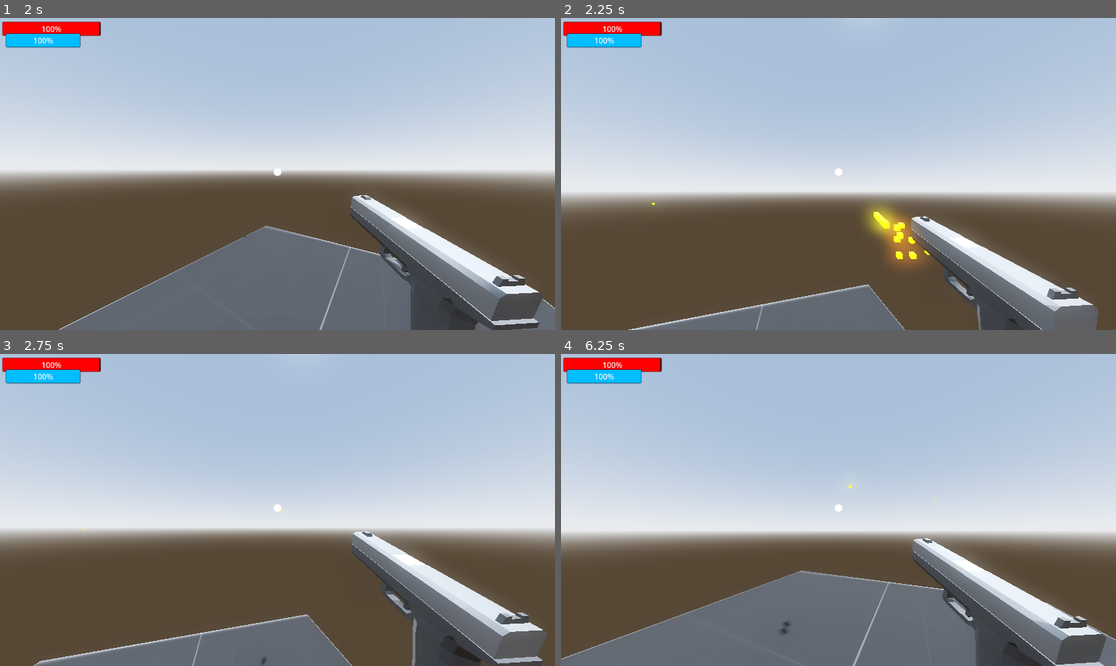
Above: before the commit, frames 1-4 (two rows, left to right).
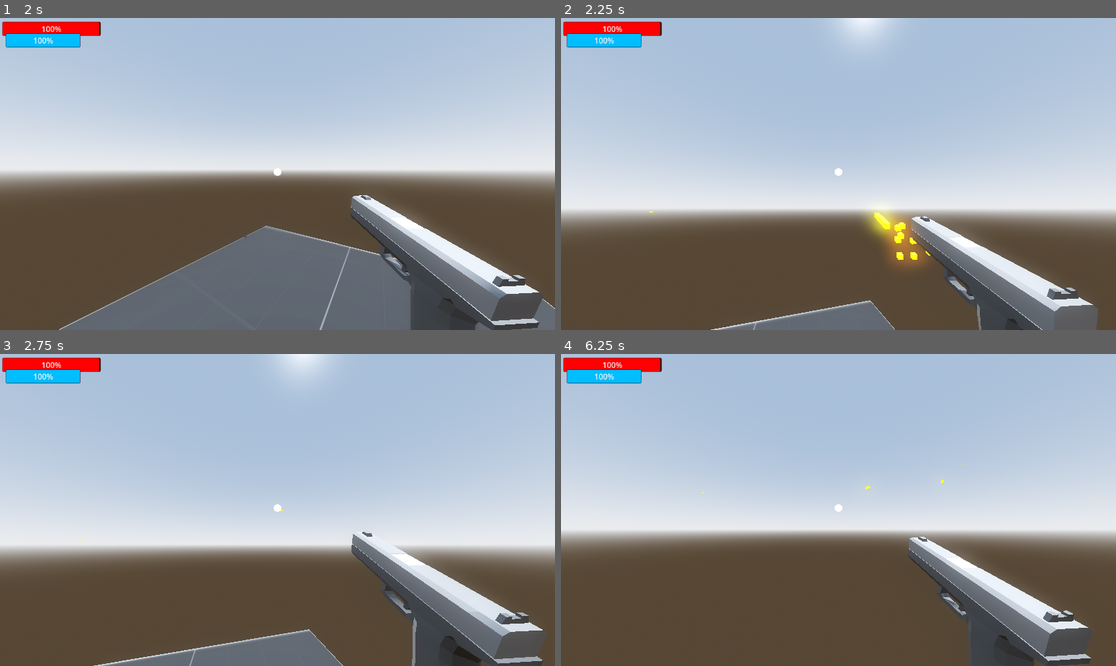
Above: after the commit, the same moments.

Repository: OliverSkogsrud/shooter
Game: Godot game, scene res://Scenes/world.tscn
Same seed, same stepped clock (60 frames per second), same inputs: the game is played once before the commit and once after it.
Inputs (mouse positions are in pixels of both pictures, inside the frame that each line leads up to):
- Up to frame 1 (2 s): tap Enter (ui_accept) at 0.5, 0.77, 1.07, 1.52, 1.82 s; move the mouse to (305, 174) at 0.52 s; tap A (a) at 0.6 s; click (305, 174) at 0.67 s; tap D (d) at 0.8, 1.35 s; move the mouse to (249, 174) at 1.27 s; click (249, 174) at 1.42 s; tap S (s) at 1.55 s
- Up to frame 2 (2.25 s): move the mouse to (849, 167) at 2.02 s; hold Ctrl (slide) from 2.03 s (still down); tap S (s) at 2.1 s; click (849, 167) at 2.17 s
- Up to frame 3 (2.75 s): keep holding Ctrl (slide)
- Up to frame 4 (6.25 s): move the mouse to (832, 516) at 2.77 s; release Ctrl (slide) at 2.78 s; tap Ctrl (slide) at 2.85 s; click (832, 516) at 2.92 s; tap Enter (ui_accept) at 3.02, 3.32, 3.77, 4.07, 4.52, 4.82, 5.3, 5.85, 6.02 s; tap C (slide2) at 3.05, 3.6 s; move the mouse to (877, 513) at 3.52 s; click (877, 513) at 3.67 s; tap Shift (sprint) at 3.8, 4.35 s; move the mouse to (794, 506) at 4.27 s; click (794, 506) at 4.42 s; tap W (w) at 4.55 s; move the mouse to (844, 510) at 5.02 s; hold W (w) 5.03-5.78 s; click (844, 510) at 5.17 s; move the mouse to (816, 503) at 5.77 s; click (816, 503) at 5.92 s; tap A (a) at 6.05 s

Frame 1 is identical in both runs. In frame 2, 13% of the frame differs, in the area x 0-100%, y 0-100%; in frame 3, 13%; in frame 4, 17%, in the area x 0-100%, y 35-100%.

Commit message:
starting to redo sliding again

Diff:
--- a/Scenes/player.tscn
+++ b/Scenes/player.tscn
@@ -12,7 +12,6 @@
 points = PackedVector3Array(-0.125207, -0.532801, -0.480507, 0.0227831, 0.47607, 0.498884, 0.169713, 0.559144, 0.464172 …(924 unchanged characters)…
 
 [node name="Player" type="CharacterBody3D" groups=["Player"]]
-transform = Transform3D(1, 0, 0, 0, 1, 0, 0, 0, 1, 0, 0, 0)
 script = ExtResource("1_oa110")
 
 [node name="MeshInstance3D" type="MeshInstance3D" parent="."]
--- /dev/null
+++ b/Scenes/player_test_room.tscn
@@ -0,0 +1,45 @@
+[gd_scene load_steps=5 format=3 uid="uid://deefe7afo4brk"]
+
+[ext_resource type="PackedScene" uid="uid://cfwig4lfftnqn" path="res://Scenes/player.tscn" id="1_77hcn"]
+
+[sub_resource type="ProceduralSkyMaterial" id="ProceduralSkyMaterial_qo1xy"]
+sky_horizon_color = Color(0.64625, 0.65575, 0.67075, 1)
+ground_horizon_color = Color(0.64625, 0.65575, 0.67075, 1)
+
+[sub_resource type="Sky" id="Sky_wkyew"]
+sky_material = SubResource("ProceduralSkyMaterial_qo1xy")
+
+[sub_resource type="Environment" id="Environment_ja7m4"]
+background_mode = 2
+sky = SubResource("Sky_wkyew")
+tonemap_mode = 2
+glow_enabled = true
+
+[node name="Player_test_room" type="Node3D"]
+
+[node name="WorldEnvironment" type="WorldEnvironment" parent="."]
+environment = SubResource("Environment_ja7m4")
+
+[node name="DirectionalLight3D" type="DirectionalLight3D" parent="."]
+transform = Transform3D(-0.866023, -0.433016, 0.250001, 0, 0.499998, 0.866027, -0.500003, 0.749999, -0.43301, 0, 0, 0)
+shadow_enabled = true
+
+[node name="CSGBox3D" type="CSGBox3D" parent="."]
+transform = Transform3D(1, 0, 0, 0, 1, 0, 0, 0, 1, 0.00717163, -0.298218, -0.783569)
+use_collision = true
+size = Vector3(7.87653, 0.403564, 7.19702)
+
+[node name="CSGBox3D3" type="CSGBox3D" parent="."]
+transform = Transform3D(1, 0, 0, 0, 1, 0, 0, 0, 1, 32.6689, -9.12108, -1.1606)
+use_collision = true
+size = Vector3(19.9611, 0.403564, 17.866)
+
+[node name="CSGBox3D2" type="CSGBox3D" parent="."]
+transform = Transform3D(0.906205, 0.42284, 0, -0.42284, 0.906205, 0, 0, 0, 1, 13.2872, -4.63664, -0.783569)
+use_collision = true
+size = Vector3(20.5426, 0.403564, 7.19702)
+
+[node name="Player" parent="." instance=ExtResource("1_77hcn")]
+transform = Transform3D(1, 0, 0, 0, 1, 0, 0, 0, 1, 1, 1, 0)
+air_acceleration = 3.0
+acceleration = 12.0
--- a/Scenes/world.tscn
+++ b/Scenes/world.tscn
@@ -327,6 +327,8 @@
 
 [node name="Player" parent="." instance=ExtResource("1_kn8p0")]
 transform = Transform3D(1, 0, 0, 0, 1, 0, 0, 0, 1, -4.08648, 0.833506, -34.4907)
+air_acceleration = 3.0
+acceleration = 12.0
 
 [node name="Lights" type="Node3D" parent="."]
 
--- a/scripts/player.gd
+++ b/scripts/player.gd
@@ -9,6 +9,7 @@
 var falling = false
 var fall_distance = 0
 var sliding = false
+var slide_distance : float
 
 
 var stamina = 100
@@ -71,38 +72,20 @@
 	#slide
 
 	if sliding:
-		slide_speed -= 2
-
-	if falling and is_on_floor() and sliding:
-		slide_speed += fall_distance / 10
-	fall_distance = -gravity_vec.y
+		if get_floor_angle() > 0.2:
+			slide_speed *= get_floor_angle()
+
+	#slide_speed = slide_speed * 2
+
 
 	if Input.is_action_just_pressed("slide") and SPEED > 3:
 		can_slide = true
-
-	if Input.is_action_pressed("slide") and is_on_floor() and Input.is_action_pressed("w") and can_slide == true:
 		slide()
-		slide_speed -= 1
 
 	if Input.is_action_just_released("slide"):
 		state = RUN
 		can_slide = false
 		sliding = false
-
-	var accel = acceleration if is_on_floor() else air_acceleration
-	if sliding:
-		accel = 1
-	else: accel = 0
-
-	if sliding and get_floor_angle() > 0.2:
-		accel = 2
-
-	slide_speed * accel
-
-	if get_floor_angle() >= 0.2:
-		slide_speed += 1
-
-
 
 	health_bar.value = health
 	stamina_bar.value = stamina
@@ -120,10 +103,8 @@
 	else:
 		falling = false
 	if Input.is_action_just_pressed("ui_accept") and is_on_floor():
-		if sliding:
-			slide_speed -= 1
 		rotation.x = 0
-		floor_stop_on_slope = false
+		floor_stop_on_slope = true
 		velocity.y = JUMP_VELOCITY
 
 
@@ -147,34 +128,32 @@
 	if not sliding:
 		scale.y = 1
 		floor_stop_on_slope = true
-
+	slide_speed = 0
 	SPEED = 7.0
 	var input_dir = Input.get_vector("a", "d", "w", "s")
 	var direction = (neck.transform.basis * Vector3(input_dir.x, 0, input_dir.y)).normalized()
-	if direction:
-		var speed_tween = get_tree().create_tween()
-		speed_tween.tween_property(self, "SPEED", 7.0, 1)
-		if !$Neck/Camera3D/hand/Gun/AnimationPlayer.is_playing():
-			$Neck/Camera3D/hand/Gun/AnimationPlayer.play("Run")
-
-		var runFovTween = get_tree().create_tween()
-		runFovTween.tween_property($Neck/Camera3D, "fov", 100, 0.5)
-
-		velocity.x = direction.x * SPEED
-		velocity.z = direction.z * SPEED
-	else:
-		if dead == false:
-			var idlefovTween = get_tree().create_tween()
-			idlefovTween.tween_property($Neck/Camera3D, "fov", 90, 0.5)
-		SPEED = 7.0
-		velocity.x = move_toward(velocity.x, 0, SPEED)
-		velocity.z = move_toward(velocity.z, 0, SPEED)
-
-	if Input.is_action_just_pressed("sprint"):
-		state = SPRINTING
-
-	if Input.is_action_just_pressed("slide") or Input.is_action_just_pressed("slide2"):
-		state = SLIDE
+	if not sliding:
+		if direction:
+			var speed_tween = get_tree().create_tween()
+			speed_tween.tween_property(self, "SPEED", 7.0, 1)
+			if !$Neck/Camera3D/hand/Gun/AnimationPlayer.is_playing():
+				$Neck/Camera3D/hand/Gun/AnimationPlayer.play("Run")
+
+			var runFovTween = get_tree().create_tween()
+			runFovTween.tween_property($Neck/Camera3D, "fov", 100, 0.5)
+
+			velocity.x = direction.x * SPEED
+			velocity.z = direction.z * SPEED
+		else:
+			if dead == false:
+				var idlefovTween = get_tree().create_tween()
+				idlefovTween.tween_property($Neck/Camera3D, "fov", 90, 0.5)
+			SPEED = 7.0
+			velocity.x = move_toward(velocity.x, 0, SPEED)
+			velocity.z = move_toward(velocity.z, 0, SPEED)
+
+		if Input.is_action_just_pressed("sprint"):
+			state = SPRINTING
 
 
 
@@ -198,29 +177,31 @@
 		canShoot = true
 
 func sprint_state():
-	SPEED = 9.0
-	stamina -= 1
-
-	var input_dir = Input.get_vector("a", "d", "w", "s")
-	var direction = (neck.transform.basis * Vector3(input_dir.x, 0, input_dir.y)).normalized()
-	if direction:
-		if !$Neck/Camera3D/hand/Gun/AnimationPlayer.is_playing():
-			$Neck/Camera3D/hand/Gun/AnimationPlayer.play("Run")
-		var sprintFovTween = get_tree().create_tween()
-		sprintFovTween.tween_property($Neck/Camera3D, "fov", 110, 0.5)
-
-		velocity.x = direction.x * SPEED
-		velocity.z = direction.z * SPEED
-	else:
-		SPEED = 7.0
-		velocity.x = move_toward(velocity.x, 0, SPEED)
-		velocity.z = move_toward(velocity.z, 0, SPEED)
-
-	if Input.is_action_just_released("sprint"):
-		state = RUN
-
-		await get_tree().create_timer(1).timeout
-		stamina_regen = true
+	slide_speed = 9.0
+	if not sliding:
+		SPEED = 9.0
+		stamina -= 1
+
+		var input_dir = Input.get_vector("a", "d", "w", "s")
+		var direction = (neck.transform.basis * Vector3(input_dir.x, 0, input_dir.y)).normalized()
+		if direction:
+			if !$Neck/Camera3D/hand/Gun/AnimationPlayer.is_playing():
+				$Neck/Camera3D/hand/Gun/AnimationPlayer.play("Run")
+			var sprintFovTween = get_tree().create_tween()
+			sprintFovTween.tween_property($Neck/Camera3D, "fov", 110, 0.5)
+
+			velocity.x = direction.x * SPEED
+			velocity.z = direction.z * SPEED
+		else:
+			SPEED = 7.0
+			velocity.x = move_toward(velocity.x, 0, SPEED)
+			velocity.z = move_toward(velocity.z, 0, SPEED)
+
+		if Input.is_action_just_released("sprint"):
+			state = RUN
+
+			await get_tree().create_timer(1).timeout
+			stamina_regen = true
 
 	if stamina <= 0:
 		state = RUN
@@ -245,29 +226,16 @@
 		stamina += 1
 
 func slide():
-	if not sliding:
-		if slidecheck.is_colliding() or get_floor_angle() < 0.2:
-			floor_stop_on_slope = false
-			scale.y = 0.5
-			slide_speed = 5 + SPEED
-			slide_speed += fall_distance / 5
-		else:
-			slide_speed = 2
-
-	print("speed: " + str(slide_speed))
-
-	if slidecheck.is_colliding():
-		slide_speed += get_floor_angle() / 10
-	else:
-		slide_speed -= (get_floor_angle() / 5) + 0.03
-
-	if slide_speed >= 30:
-		slide_speed = 30
-
-	"""var slide_speed_tween = get_tree().create_tween()
-	slide_speed_tween.tween_property(self, "slide_speed", 0, 2.0)"""
-
-	if slide_speed <= 0:
-		can_slide = false
-		sliding = false
-	SPEED = slide_speed
+	if can_slide:
+		SPEED = 0
+		slide_speed = 0
+		sliding = true
+	if sliding == true and can_slide == true:
+		print(get_floor_angle())
+		scale.y = 0.5
+		floor_stop_on_slope = false
+		position = position.lerp(position * slide_distance, slide_speed)
+		print(slide_speed)
+
+	if slide_speed > 40:
+		slide_speed = 40
